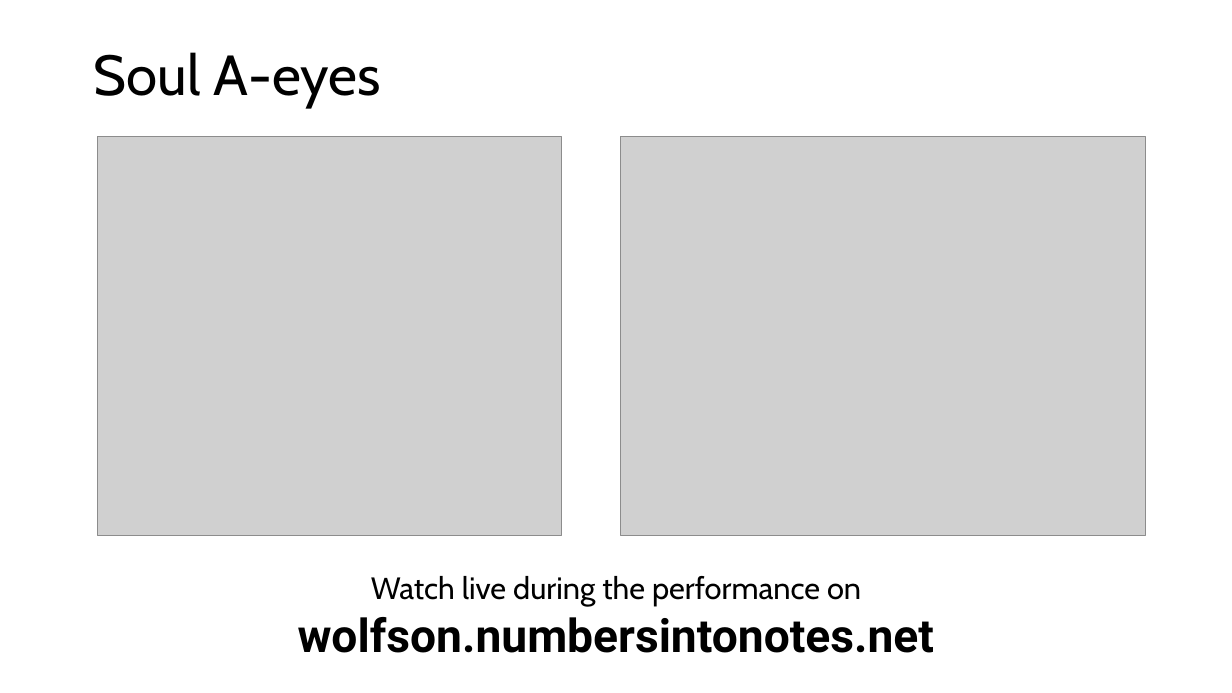
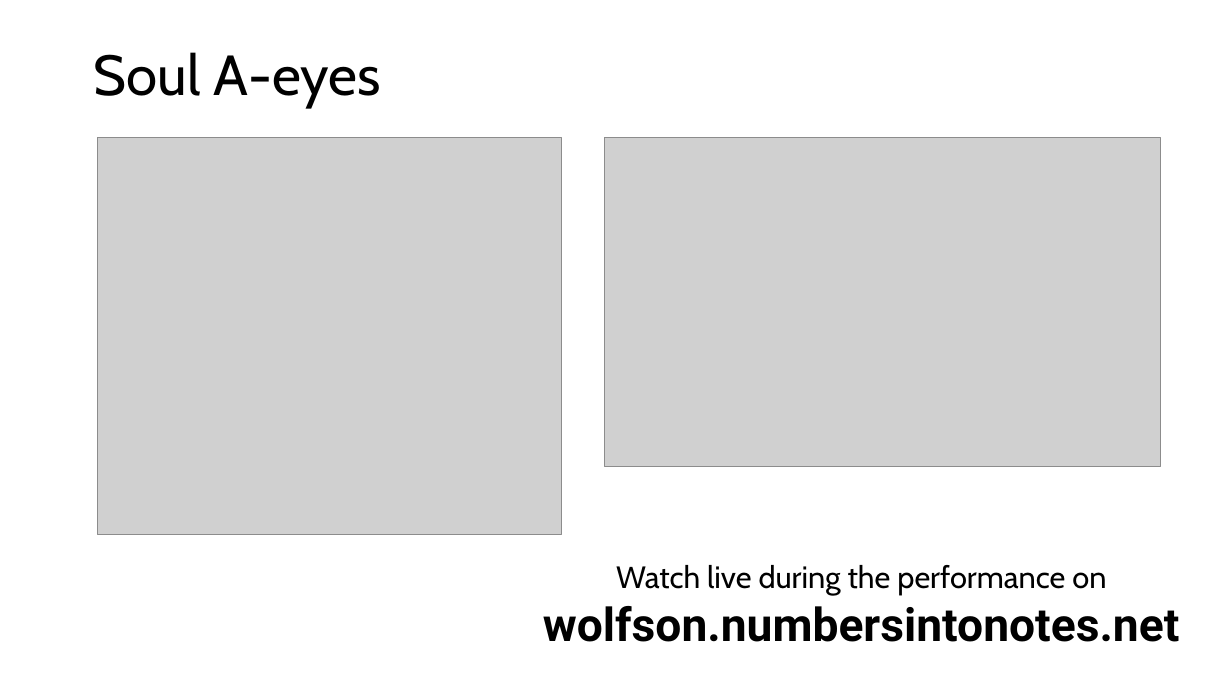
Before and after one commit to davidderoure/wolfson, a slide deck: slide 9 of docs/wolfson.pptx. Drawn at 1232x693 pixels with LibreOffice and Linux fonts; fonts in the diff are those of the drawing; grey boxes stand for pictures. Boxes give left, top, right and bottom in pixels: in the first picture for what was removed or moved away, otherwise in the second. Text is boxed around its words. In the diff, an @@ line names an element or a change of style, - is before the commit and + after.

```diff
--- a/docs/wolfson.pptx
+++ b/docs/wolfson.pptx
@@ picture: place and size @@
-picture at box(621, 137, 1147, 535)
+picture at box(604, 138, 1161, 467)
@@ text "Watch live during the performance ...": place and size @@
-text "Watch live during the performance ..." at box(298, 576, 934, 653)
+text "Watch live during the performance ..." at box(543, 565, 1179, 642)
```
Also in this commit, not shown: 1 other slide changed, 1 slide added, 1 slide removed, 3 other files.
